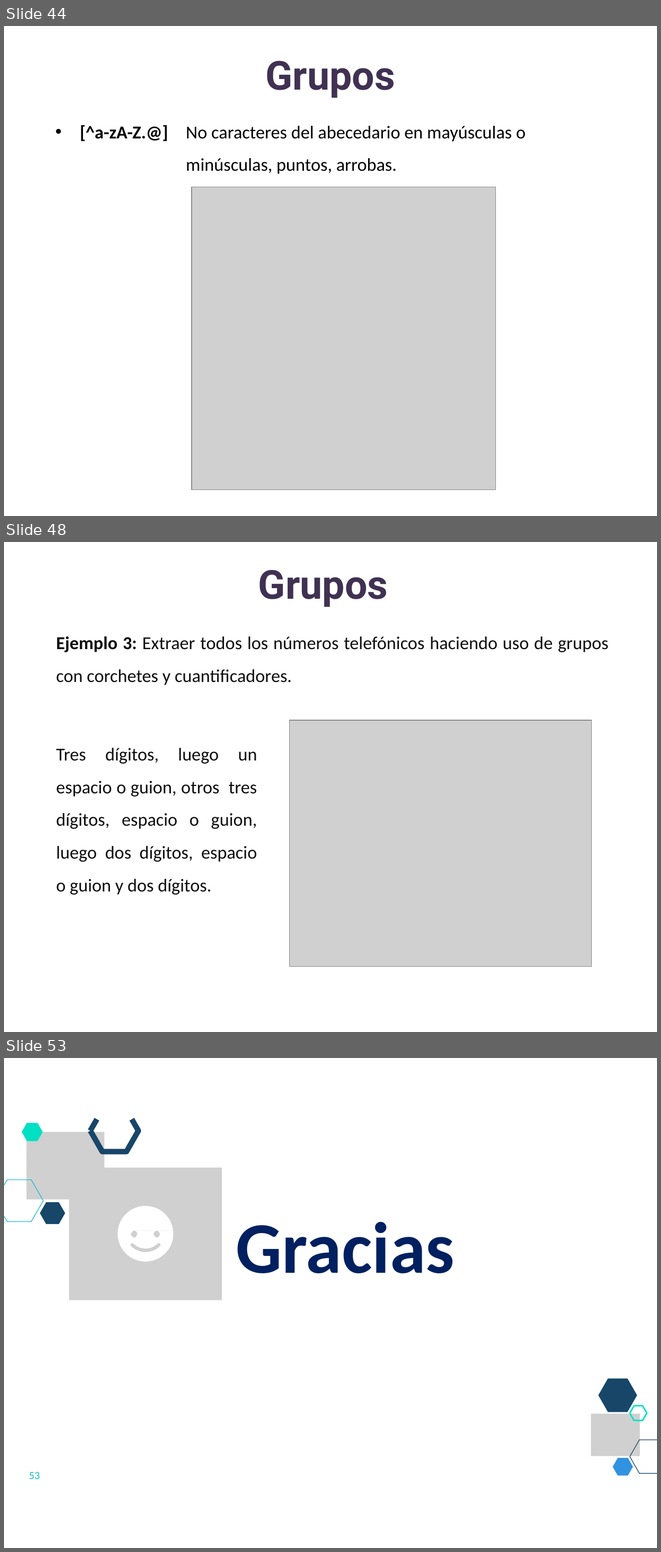
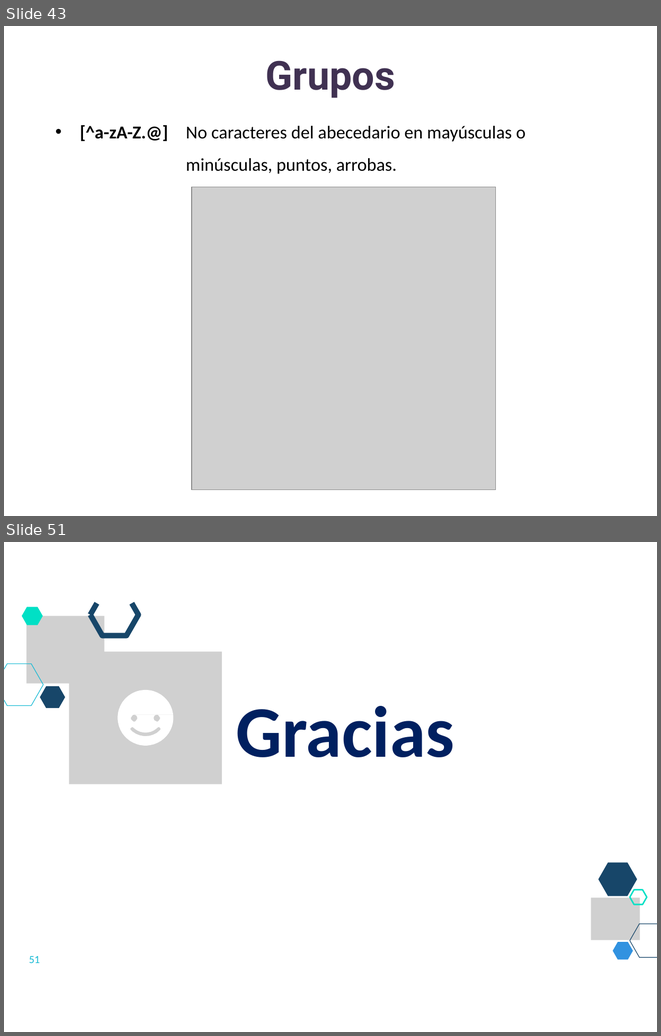
Before and after one commit to lizetheP/Analitica, a slide deck: CalendarioAgo25/presentaciones/18_Expresiones_regulares.pptx. Shown one above the other, each under a label of ours: slides 44, 48 and 53 before the commit, slides 43 and 51 after it; the slides between them are not shown. The pictures are 661x1552 and 661x1036 pixels, drawn with LibreOffice and Linux fonts; fonts in the diff are those of the drawing; grey boxes stand for pictures. Boxes give left, top, right and bottom in pixels: in the first picture for what was removed or moved away, otherwise in the second. Text is boxed around its words. In the diff, an @@ line names an element or a change of style, - is before the commit and + after.

```diff
--- a/CalendarioAgo25/presentaciones/18_Expresiones_regulares.pptx
+++ b/CalendarioAgo25/presentaciones/18_Expresiones_regulares.pptx
@@ slide 48 removed at <box>4,542,657,1032</box>, background #FFFFFF @@
@@ title removed at <box>258,570,388,607</box> @@
-Grupos
@@ text removed at <box>56,636,609,685</box> @@
-Ejemplo 3: Extraer todos los números telefónicos haciendo uso de grupos con corchetes y cuantificadores.
@@ picture removed at <box>289,720,592,967</box> @@
@@ text removed at <box>56,748,257,894</box> @@
-Tres dígitos, luego un espacio o guion, otros tres dígitos, espacio o guion, luego dos dígitos, espacio o guion y dos dígitos.
@@ what was slide 44 is now slide 43 @@
@@ what was slide 53 is now slide 51 @@
@@ page number at <box>29,955,40,963</box>: text changed @@
-53
+51
```
Also in this commit, not shown: 6 slides changed, 1 slide added, 2 other slides removed, 3 other files.
